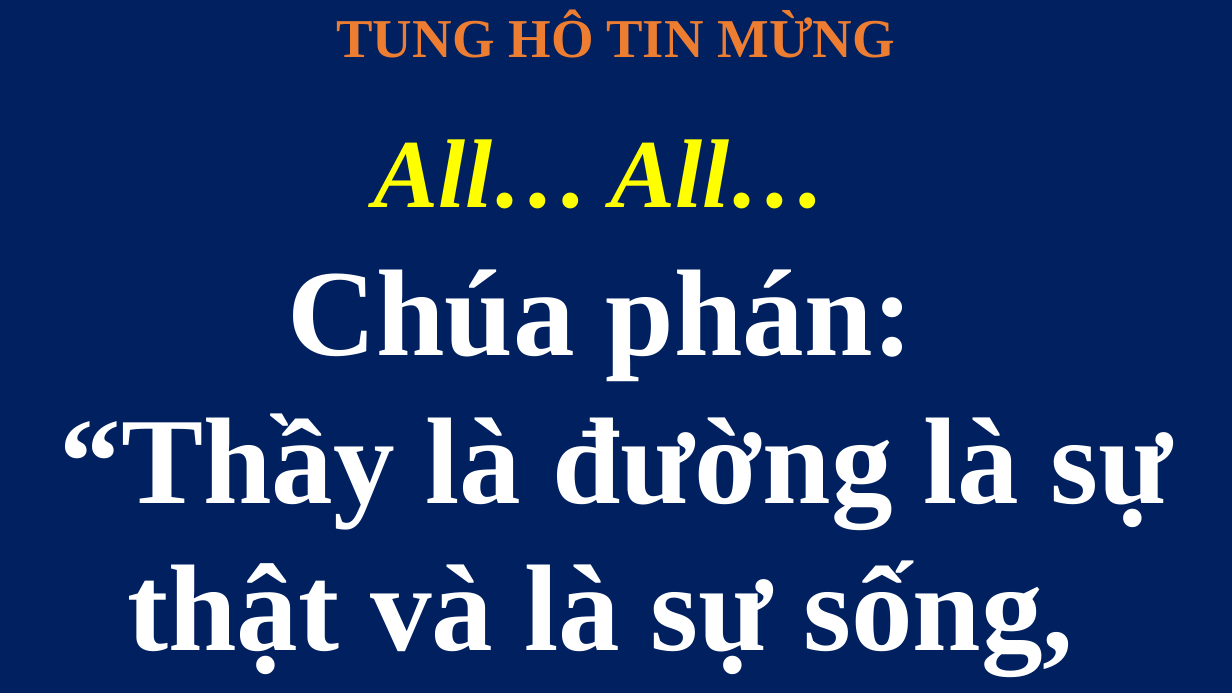
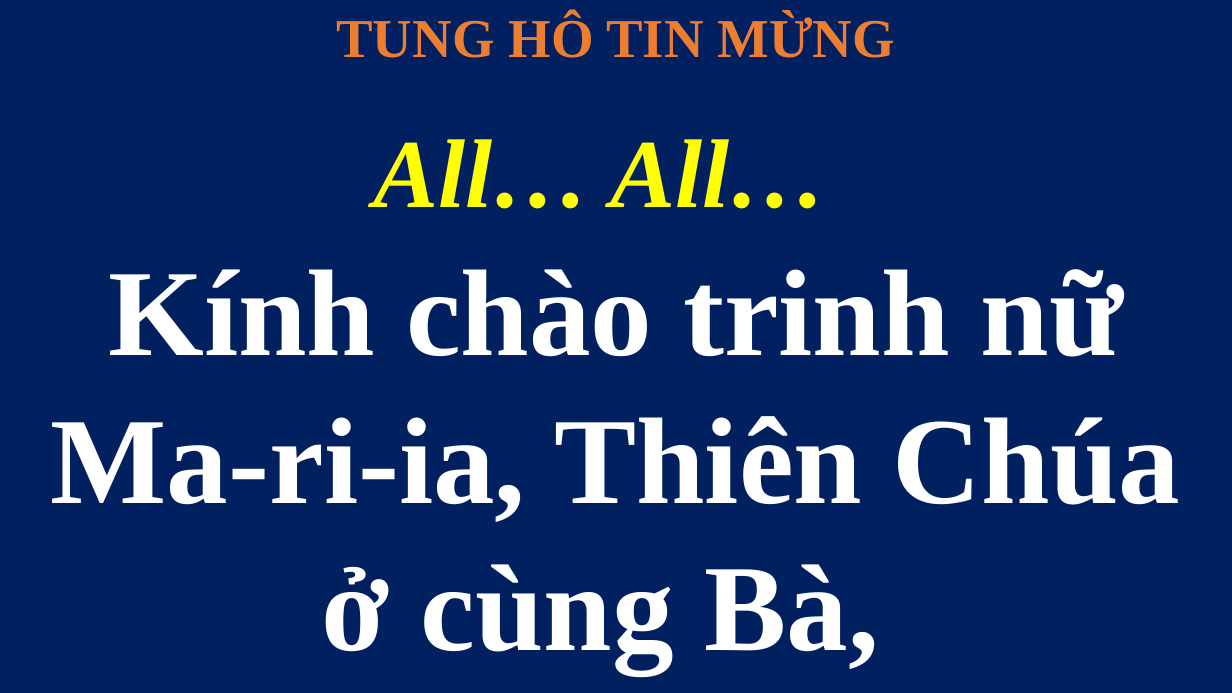
Before and after one commit to lythanhngodev64/SlideLe, a slide deck: slide 152 of Slide/CN-27-TN 2026.pptx (slide 155 before the commit). Drawn at 1232x693 pixels with LibreOffice and Linux fonts; fonts in the diff are those of the drawing. Boxes give left, top, right and bottom in pixels: in the first picture for what was removed or moved away, otherwise in the second. Text is boxed around its words. In the diff, an @@ line names an element or a change of style, - is before the commit and + after.

```diff
--- a/Slide/CN-27-TN 2026.pptx
+++ b/Slide/CN-27-TN 2026.pptx
@@ title at [51,139,1181,673]: text changed @@
-All… All…
-Chúa phán:
-“Thầy là đường là sự thật và là sự sống,
+All… All…
+Kính chào trinh nữ Ma-ri-ia, Thiên Chúa ở cùng Bà,
```
Also in this commit, not shown: 1 other slide changed, 10 slides added, 13 slides removed, 1 other file.
